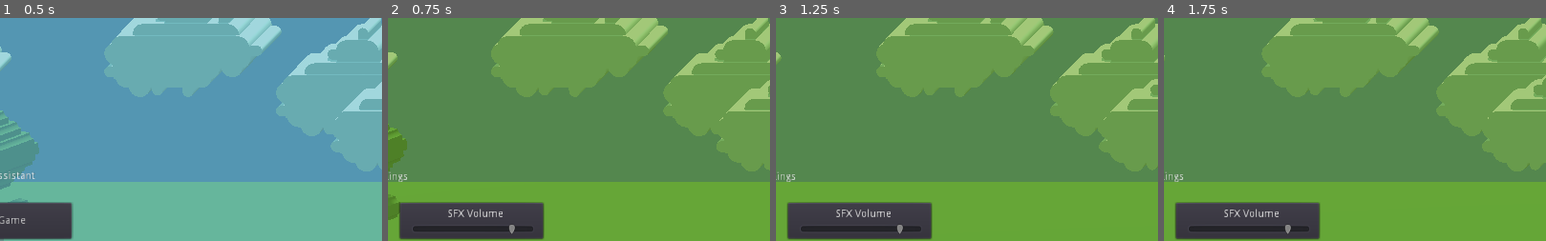
Above: before the commit, frames 1-4 (left to right).
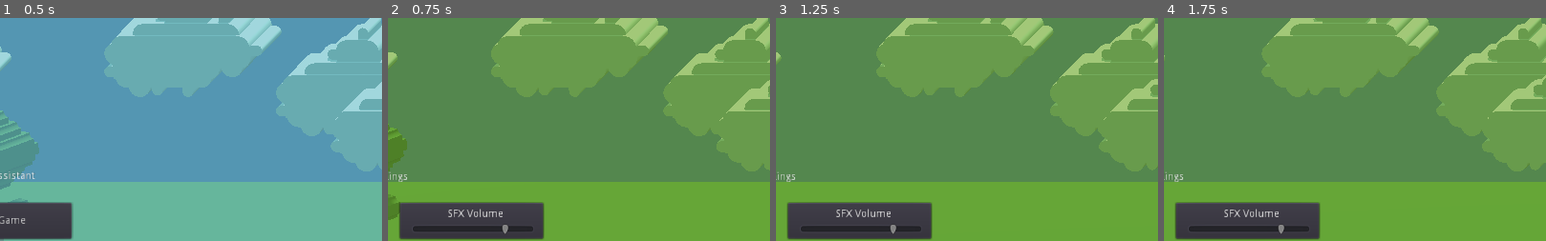
Above: after the commit, the same moments.

Repository: matt-cles/item-assistant
Game: Godot game, scene res://scenes/Main.tscn
Two runs of this game, one before a commit and one after it. Both use one fixed random seed, a clock stepped at 60 frames per second and the inputs below.
Inputs (mouse positions are % of the whole screen's width and height, from its top left):
- Up to frame 1 (0.5 s): no input
- Up to frame 2 (0.75 s): click "Settings" at 0.5 s
- Up to frame 3 (1.25 s): no input
- Up to frame 4 (1.75 s): tap Enter (ui_accept) at 1.25, 1.35, 1.52 s; move the mouse to (72, 45) at 1.27 s; hold Right (ui_right) from 1.28 s (still down)
The pictures show only the part of the screen within x 50-100%, y 15-65%; the shares and areas given below are measured in that part.

Frame 1 is identical in both runs. In frame 2, less than 0.1% of the frame differs, in the area x 30-34%, y 92-97%; in frame 3, less than 0.1%; in frame 4, less than 0.1%.

Commit message:
add sound effects

Diff:
--- /dev/null
+++ b/assets/sound/sfx/rand_switch.tres
@@ -0,0 +1,7 @@
+[gd_resource type="AudioStreamRandomPitch" load_steps=2 format=2]
+
+[ext_resource path="res://assets/sound/sfx/switch.mp3" type="AudioStream" id=1]
+
+[resource]
+audio_stream = ExtResource( 1 )
+random_pitch = 1.2
--- a/scenes/Main.tscn
+++ b/scenes/Main.tscn
@@ -13,7 +13,7 @@
 [ext_resource path="res://color_scheme/white.tres" type="Material" id=11]
 [ext_resource path="res://scenes/Player.tscn" type="PackedScene" id=12]
 [ext_resource path="res://scripts/Events.gd" type="Script" id=13]
-[ext_resource path="res://assets/sound/music/game-music-loop.mp3" type="AudioStream" id=14]
+[ext_resource path="res://assets/sound/music/game_music_loop.mp3" type="AudioStream" id=14]
 [ext_resource path="res://scripts/Main.gd" type="Script" id=15]
 [ext_resource path="res://scripts/GameMusic.gd" type="Script" id=16]
 [ext_resource path="res://color_scheme/blue.tres" type="Material" id=17]
--- a/scenes/Menu.tscn
+++ b/scenes/Menu.tscn
@@ -369,6 +369,7 @@
 [connection signal="pressed" from="DeathMenu/Restart" to="." method="_on_Restart_pressed"]
 [connection signal="pressed" from="DeathMenu/Exit" to="." method="_on_Exit_pressed"]
 [connection signal="value_changed" from="SettingsMenu/MusicVolumeControl/VolumeSlider" to="." method="_on_MusicVolumeSlider_value_changed"]
+[connection signal="mouse_entered" from="SettingsMenu/SFXVolumeControl/VolumeSlider" to="." method="_on_VolumeSlider_mouse_entered"]
 [connection signal="value_changed" from="SettingsMenu/SFXVolumeControl/VolumeSlider" to="." method="_on_SFXVolumeSlider_value_changed"]
 [connection signal="value_changed" from="SettingsMenu/DifficultyControl/DifficultySlider" to="." method="_on_DifficultySlider_value_changed"]
 [connection signal="item_selected" from="SettingsMenu/PlayerModelControl/PlayerModel" to="." method="_on_PlayerModel_item_selected"]
--- a/scenes/Player.tscn
+++ b/scenes/Player.tscn
@@ -14,10 +14,15 @@
 [ext_resource path="res://color_scheme/black.tres" type="Material" id=12]
 [ext_resource path="res://assets/characters/character-2.obj" type="ArrayMesh" id=13]
 [ext_resource path="res://animations/hand_weapon.tres" type="Animation" id=14]
+[ext_resource path="res://assets/sound/sfx/rand_switch.tres" type="AudioStream" id=15]
+[ext_resource path="res://assets/sound/sfx/swish.mp3" type="AudioStream" id=16]
+[ext_resource path="res://scripts/sfx.gd" type="Script" id=17]
 
 [sub_resource type="SphereMesh" id=1]
 
-[node name="Player" type="Spatial"]
+[node name="Player" type="Spatial" groups=[
+"player",
+]]
 script = ExtResource( 8 )
 
 [node name="pivot" type="Spatial" parent="."]
@@ -63,3 +68,14 @@
 anims/hand_weapon = ExtResource( 14 )
 anims/still = ExtResource( 11 )
 anims/walk = ExtResource( 9 )
+
+[node name="SFX" type="Node" parent="."]
+
+[node name="ItemSwitchSound" type="AudioStreamPlayer" parent="SFX"]
+stream = ExtResource( 15 )
+script = ExtResource( 17 )
+balancer = 0.932
+
+[node name="TurnSound" type="AudioStreamPlayer" parent="SFX"]
+stream = ExtResource( 16 )
+script = ExtResource( 17 )
--- a/scripts/Menu.gd
+++ b/scripts/Menu.gd
@@ -2,8 +2,10 @@
 
 onready var events = get_tree().get_nodes_in_group('events')[0]
 onready var settings:Settings = get_tree().get_nodes_in_group('settings')[0]
+onready var sfx = get_tree().get_nodes_in_group('player')[0].get_node("SFX")
 var game_started = false
 var hero_dead = false
+var allow_preview_sfx = false
 
 func _ready():
 	$StartMenu.visible = true
@@ -16,6 +18,7 @@
 	$SettingsMenu/PlayerModelControl/PlayerModel.add_item('Female', settings.PLAYER_MODEL.FEMALE)
 
 func get_settings_values():
+	allow_preview_sfx = false
 	$SettingsMenu/MusicVolumeControl/VolumeSlider.min_value = settings.min_volume
 	$SettingsMenu/MusicVolumeControl/VolumeSlider.max_value = settings.max_volume
 	$SettingsMenu/MusicVolumeControl/VolumeSlider.value = settings.default_music_volume
@@ -60,6 +63,10 @@
 
 func _on_SFXVolumeSlider_value_changed(value):
 	events.emit_signal("set_sfx_volume", value)
+	if allow_preview_sfx:
+		var sounds = sfx.get_children()
+		var random_sfx = sounds[randi() % len(sounds)]
+		random_sfx.play()
 
 func _on_DifficultySlider_value_changed(value):
 	events.emit_signal("set_difficulty", value)
@@ -70,3 +77,6 @@
 func show_death_menu():
 	hero_dead = true
 	$DeathMenu.visible = true
+
+func _on_VolumeSlider_mouse_entered():
+	allow_preview_sfx = true
--- a/scripts/Player.gd
+++ b/scripts/Player.gd
@@ -67,6 +67,7 @@
 		if hero_animation.current_animation in ["drink", "attack", 'tired']:
 			yield(hero_animation, "animation_finished")
 		hero_animation.play('take')
+		$SFX/TurnSound.play()
 		yield(hero_animation, "animation_finished")
 
 	var hero_weapon_slot:Spatial = hero.get_node("pivot/RightHand/WeaponSlot")
@@ -88,6 +89,7 @@
 
 	if show_animation:
 		hero_animation.play_backwards('take')
+		$SFX/TurnSound.play()
 		yield(hero_animation, "animation_finished")
 		var next_animation = "walk" if moving else "still"
 		$AnimationPlayer.play(next_animation)
@@ -97,9 +99,11 @@
 func _process(_delta):
 	if not passing and not in_menu:
 		if Input.is_action_just_pressed("ui_right"):
+			$SFX/ItemSwitchSound.play()
 			next_weapon()
 
 		if Input.is_action_just_pressed("ui_left"):
+			$SFX/ItemSwitchSound.play()
 			prev_weapon()
 
 		if Input.is_action_just_pressed("ui_accept") and not hero.dead:
--- a/scripts/Settings.gd
+++ b/scripts/Settings.gd
@@ -41,7 +41,7 @@
 	# Set settings vars to values in config, if they exist
 	events.emit_signal("set_player_model", config_file.get_value('player', 'character_model', PLAYER_MODEL.RANDOM))
 	events.emit_signal("set_music_volume", config_file.get_value('volume', 'music_volume', -10))
-	events.emit_signal("set_sfx_volume", config_file.get_value('volume', 'sfx_volume', -10))
+	events.emit_signal("set_sfx_volume", config_file.get_value('volume', 'sfx_volume', -15))
 	events.emit_signal("set_difficulty", config_file.get_value('difficulty', 'increment', .5))
 
 func set_player_model(index):
--- /dev/null
+++ b/scripts/sfx.gd
@@ -0,0 +1,15 @@
+extends AudioStreamPlayer
+
+onready var events:Node = get_tree().get_nodes_in_group('events')[0]
+onready var settings:Settings = get_tree().get_nodes_in_group('settings')[0]
+
+export (float, 0.0, 1.0) var balancer = 1.0
+
+func _ready():
+	var _connected = events.connect('set_sfx_volume', self, 'set_sfx_volume')
+	volume_db = clamp(settings.default_music_volume, settings.min_volume, settings.max_volume)
+
+func set_sfx_volume(vol):
+	var balance_amount = -80.0 * (1 - balancer)
+	volume_db = clamp(vol + balance_amount, settings.min_volume, settings.max_volume)
+	print(volume_db)
Not shown, removed: assets/sound/music/game-music-loop.mp3.import
Not shown, added: assets/sound/music/game_music_loop.mp3.import
Not shown, added: assets/sound/sfx/click.mp3.import
Not shown, added: assets/sound/sfx/swish.mp3.import
Not shown, added: assets/sound/sfx/switch.mp3.import
Not shown: 1 places in scenes/Player.tscn that only renumber resources
Not shown, removed: assets/sound/music/game-music-loop.mp3
Not shown, added: assets/sound/music/game_music_loop.mp3
Not shown, added: assets/sound/sfx/click.mp3
Not shown, added: assets/sound/sfx/swish.mp3
Not shown, added: assets/sound/sfx/switch.mp3
